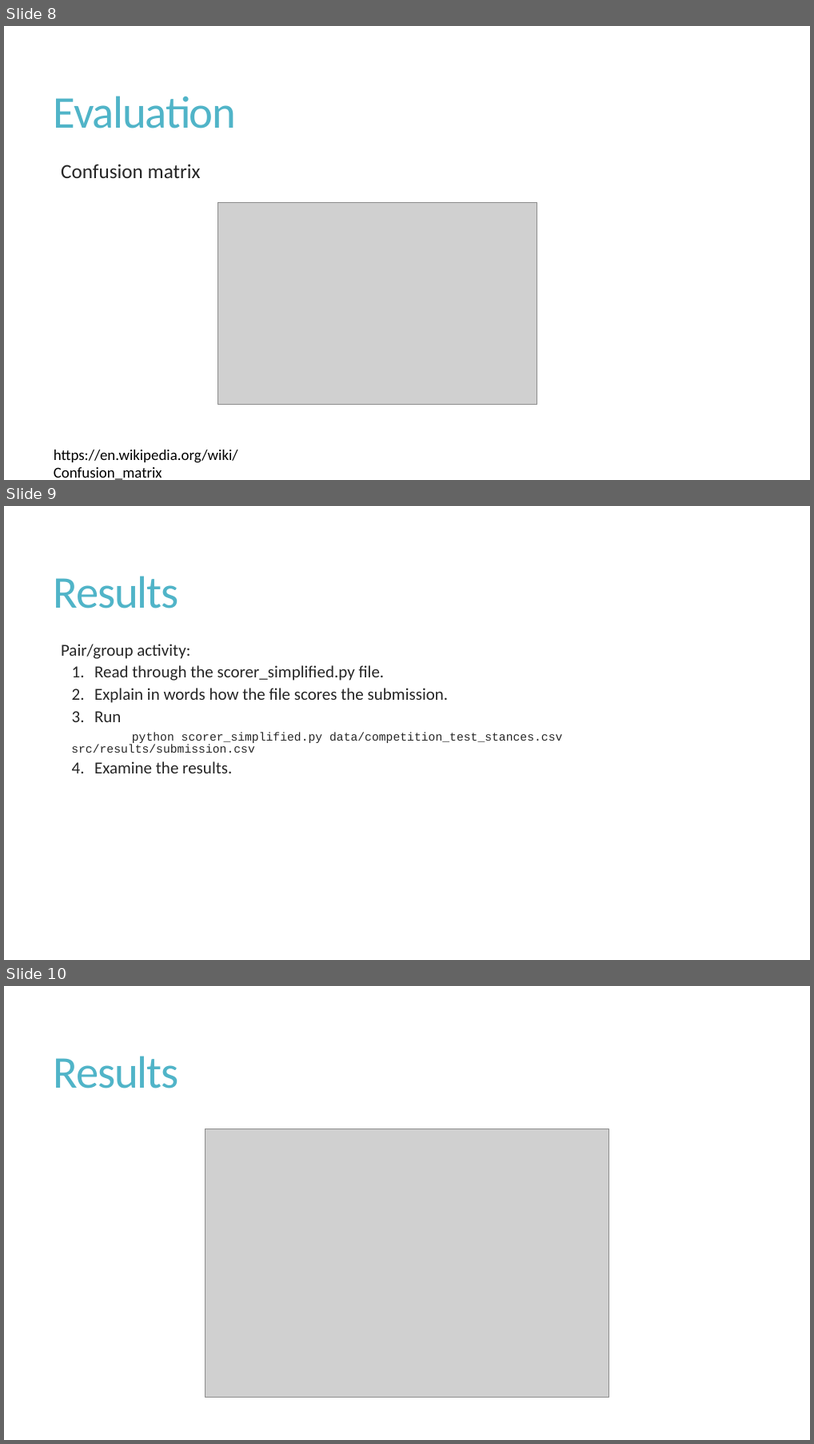
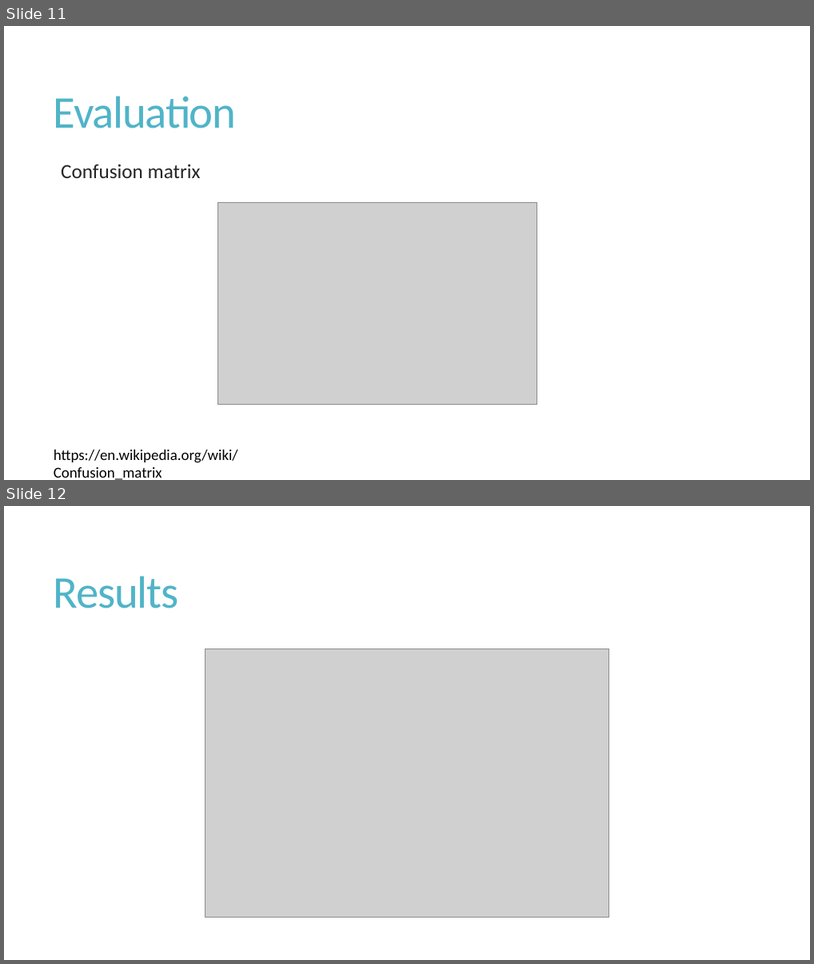
Before and after one commit to cchen23/AI4ALL_NLP, a slide deck: Slides/Day12_NLP_FNCFinal.pptx. Shown one above the other, each under a label of ours: slides 8, 9 and 10 before the commit, slides 11 and 12 after it. The pictures are 814x1444 and 814x964 pixels, drawn with LibreOffice and Linux fonts; fonts in the diff are those of the drawing; grey boxes stand for pictures. Boxes give left, top, right and bottom in pixels: in the first picture for what was removed or moved away, otherwise in the second. Text is boxed around its words. In the diff, an @@ line names an element or a change of style, - is before the commit and + after.

```diff
--- a/Slides/Day12_NLP_FNCFinal.pptx
+++ b/Slides/Day12_NLP_FNCFinal.pptx
@@ slide 9 removed at (4, 506, 810, 960), background #FFFFFF @@
@@ title removed at (54, 576, 179, 608) @@
-Results
@@ text removed at (61, 644, 562, 773) @@
-  Pair/group activity:
-  1. Read through the scorer_simplified.py file.
-  2. Explain in words how the file scores the submission.
-  3. Run
-    python scorer_simplified.py data/competition_test_stances.csv src/results/submission.csv
-  4. Examine the results.
@@ what was slide 8 is now slide 11 @@
@@ what was slide 10 is now slide 12 @@
```
Also in this commit, not shown: 3 slides changed, 5 slides added, 2 other slides removed.
